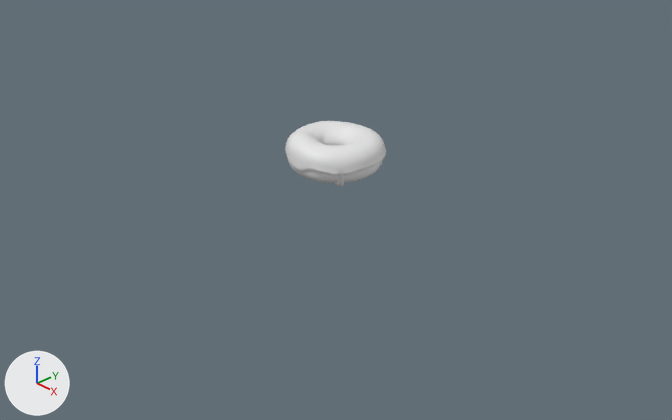
The Blender file donut/donut.blend: old version first, new version second.
Rendered twice from a camera (50 mm lens) standing at (18.46, -17.1, 10.55) and looking at (0.66, -0.57, -1.45). Arrows for +X, +Y and +Z are at lower left; the lights stay in place.

In view in the first picture: 'donut', 'icing'.
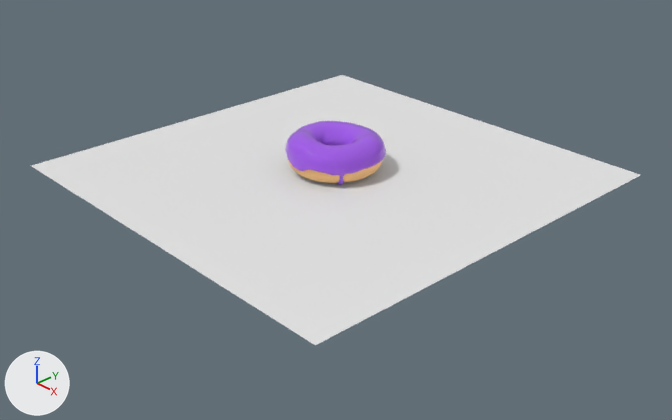
The newer file is also turned or shifted as a whole; pictures and numbers use the older file's frame.

Boxes (x1, y1, x2, y2) around the edits, measured in the pictures (672 x 420 px):
'Plane', added: after (32, 75, 640, 345)
'icing', recoloured (white to purple): (285, 121, 386, 187) in both
'donut', recoloured (grey to orange): (288, 160, 382, 183) in both

Patch to the scene script:
```diff
--- a/donut/donut.blend.py
+++ b/donut/donut.blend.py
@@ img_donut_base @@
+img_donut_base = load_image('donut base', 'color image/donut base.png', 1024, 1024, 'sRGB')
@@ mat_material @@
+mat_material = principled_material('Material')
+mat_material.base_color = (0.353, 0.101, 0.801)  # purple #a059e7
+mat_material.roughness = 0.0413
@@ mat_material_001 @@
+mat_material_001 = principled_material('Material.001')
+mat_material_001.texture = img_donut_base
@@ mat_material_002 @@
+mat_material_002 = principled_material('Material.002')
+mat_material_002.base_color = (0.8, 0.8, 0.8)  # white #e7e7e7
@@ me_torus @@
 me_torus.from_pydata(...)  # 384 vertices, 384 faces; spans x -1.42..1.42, y -1.42..1.45, z -0.53..0.64
+me_torus.materials.append(mat_material_001)  # picture img_donut_base
@@ me_torus_001 @@
 me_torus_001.from_pydata(...)  # 26880 vertices, 26880 faces; spans x -1.47..1.48, y -1.47..1.49, z -0.59..0.66
+me_torus_001.materials.append(mat_material)  # purple #a059e7
@@ me_plane @@
+me_plane.from_pydata([(-1.0, -1.0, 0.0), (1.0, -1.0, 0.0), (-1.0, 1.0, 0.0), (1.0, 1.0, 0.0)], [], [(0, 1, 3, 2)])
+me_plane.materials.append(mat_material_002)  # its picture is missing
@@ ob_plane @@
+ob_plane = bpy.data.objects.new('Plane', me_plane)
+ob_plane.location = (0.06, -0.14, -0.52)
+ob_plane.scale = (6.33, 6.33, 6.33)
```
